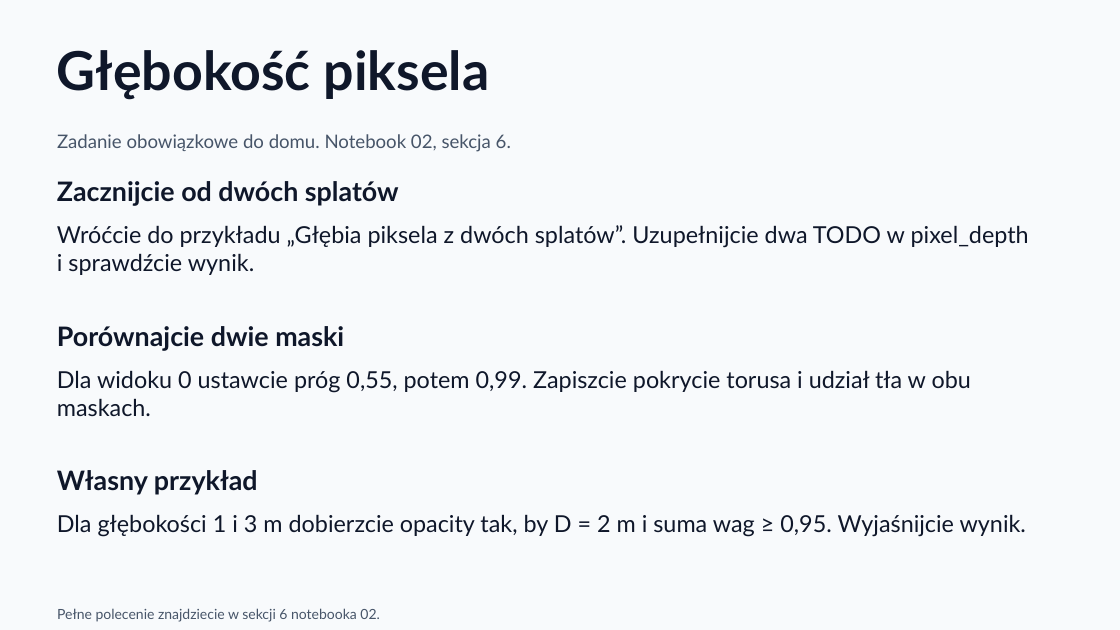
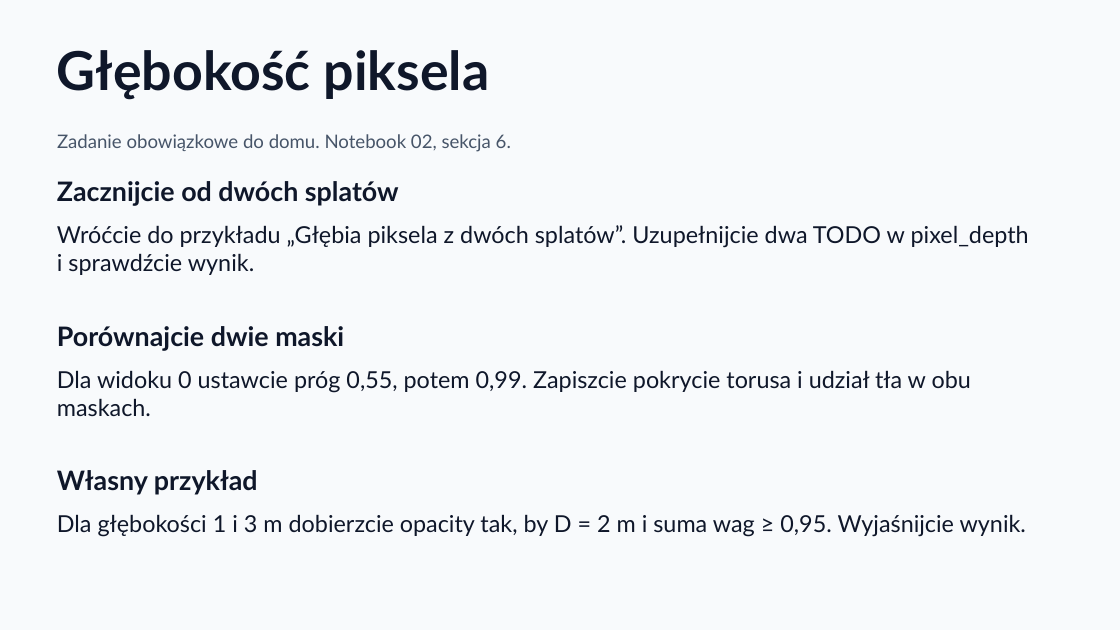
Before and after one commit to KajetanOzog/lab_6, a slide deck: slide 42 of prezentacja.pptx. Drawn at 1120x630 pixels with LibreOffice and Linux fonts; fonts in the diff are those of the drawing. Boxes give left, top, right and bottom in pixels: in the first picture for what was removed or moved away, otherwise in the second. Text is boxed around its words. In the diff, an @@ line names an element or a change of style, - is before the commit and + after.

```diff
--- a/prezentacja.pptx
+++ b/prezentacja.pptx
@@ text removed at bbox=[57, 608, 380, 622] @@
-Pełne polecenie znajdziecie w sekcji 6 notebooka 02.
```
Also in this commit, not shown: 15 other slides changed, 2 other files.
